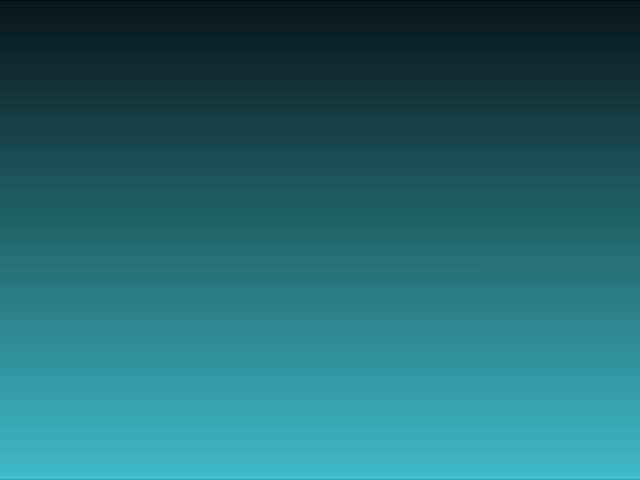
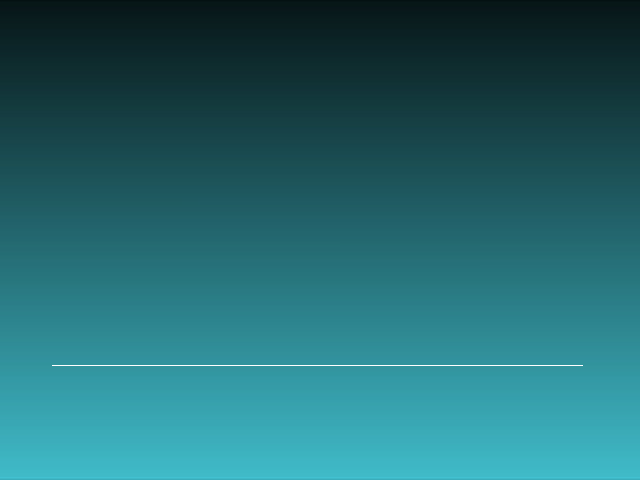
The second 640 × 480 image is a revision of the first. Changes to its layers:
added layer "Floor" above "Background" over [52, 365, 583, 366]
